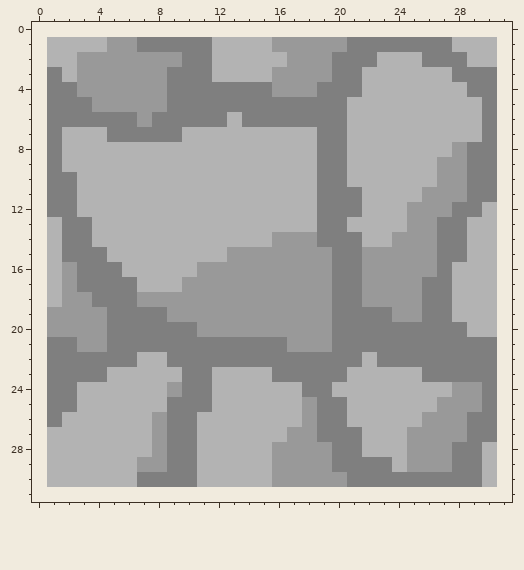
Two states of a pixel-art sprite, images/Ground.png. Above, as it was before the edit.
The file is 30x30 pixels. The old version is drawn lined up with the new one, on the new canvas.
After:
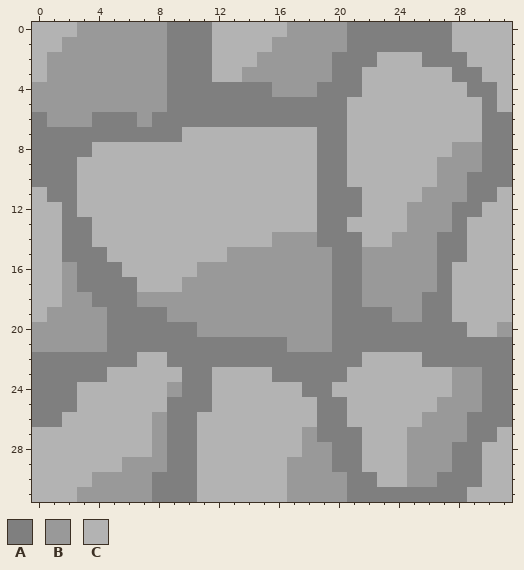
Palette (. is transparent): A #7f7f7f  B #999999  C #b3b3b3
Diff:
canvas 30x30 -> 32x32, the old top-left corner now at 1,1
@@ x 0..31 @@
- 0 ................................
- 1 .CCCCBBAAAAACCCCBBBBBAAAAAAACCC.
- 2 .CCBBBBBBBAACCCCCBBBAAACCCAAACC.
- 3 .ACBBBBBBAAACCCCBBBBAACCCCCCAAA.
- 4 .AABBBBBBAAAAAAABBBAAACCCCCCCAA.
- 5 .AAABBBBBAAAAAAAAAAAACCCCCCCCCA.
- 6 .AAAAAABAAAAACAAAAAAACCCCCCCCCA.
- 7 .ACCCAAAAACCCCCCCCCAACCCCCCCCCA.
- 8 .ACCCCCCCCCCCCCCCCCAACCCCCCCBAA.
- 9 .ACCCCCCCCCCCCCCCCCAACCCCCCBBAA.
-10 .AACCCCCCCCCCCCCCCCAACCCCCCBBAA.
-11 .AACCCCCCCCCCCCCCCCAAACCCCBBBAA.
-12 .AACCCCCCCCCCCCCCCCAAACCCBBBAAC.
-13 .CAACCCCCCCCCCCCCCCAACCCCBBAACC.
-14 .CAACCCCCCCCCCCCBBBAAACCBBBAACC.
-15 .CAAACCCCCCCCBBBBBBBAABBBBBAACC.
-16 .CBAAACCCCCBBBBBBBBBAABBBBBACCC.
-17 .CBAAAACCCBBBBBBBBBBAABBBBAACCC.
-18 .CBBAAABBBBBBBBBBBBBAABBBBAACCC.
-19 .BBBBAAAABBBBBBBBBBBAAAABBAACCC.
-20 .BBBBAAAAAABBBBBBBBBAAAAAAAAACC.
-21 .AABBAAAAAAAAAAAABBBAAAAAAAAAAA.
-22 .AAAAAACCAAAAAAAAAAAAACAAAAAAAA.
-23 .AAAACCCCCAACCCCAAAAACCCCCAAAAA.
-24 .AACCCCCCBAACCCCCCAACCCCCCCCBBA.
-25 .AACCCCCCAAACCCCCCBAACCCCCCBBBA.
-26 .ACCCCCCBAACCCCCCCBAACCCCCBBBAA.
-27 .CCCCCCCBAACCCCCCBBAAACCCBBBBAA.
-28 .CCCCCCCBAACCCCCBBBBAACCCBBBAAC.
-29 .CCCCCCBBAACCCCCBBBBAAAACBBBAAC.
-30 .CCCCCCAAAACCCCCBBBBBAAAAAAAAAC.
-31 ................................
+ 0 CCCBBBBBBAAACCCCCBBBBAAAAAAACCCC
+ 1 CCBBBBBBBAAACCCCBBBBBAAAAAAACCCC
+ 2 CBBBBBBBBAAACCCBBBBBAAACCCAAACCC
+ 3 CBBBBBBBBAAACCBBBBBBAACCCCCCAACC
+ 4 BBBBBBBBBAAAAAAABBBAAACCCCCCCAAC
+ 5 BBBBBBBBBAAAAAAAAAAAACCCCCCCCCAC
+ 6 ABBBAAABAAAAAAAAAAAAACCCCCCCCCAA
+ 7 AAAAAAAAAACCCCCCCCCAACCCCCCCCCAA
+ 8 AAAACCCCCCCCCCCCCCCAACCCCCCCBBAA
+ 9 AAACCCCCCCCCCCCCCCCAACCCCCCBBBAA
+10 AAACCCCCCCCCCCCCCCCAACCCCCCBBAAA
+11 CAACCCCCCCCCCCCCCCCAAACCCCBBBAAC
+12 CCACCCCCCCCCCCCCCCCAAACCCBBBAACC
+13 CCAACCCCCCCCCCCCCCCAACCCCBBBACCC
+14 CCAACCCCCCCCCCCCBBBAAACCBBBAACCC
+15 CCAAACCCCCCCCBBBBBBBAABBBBBAACCC
+16 CCBAAACCCCCBBBBBBBBBAABBBBBACCCC
+17 CCBAAAACCCBBBBBBBBBBAABBBBBACCCC
+18 CCBBAAABBBBBBBBBBBBBAABBBBAACCCC
+19 CBBBBAAAABBBBBBBBBBBAAAABBAACCCC
+20 BBBBBAAAAAABBBBBBBBBAAAAAAAAACCB
+21 BBBBBAAAAAAAAAAAABBBAAAAAAAAAAAA
+22 AAAAAAACCAAAAAAAAAAAAACCCCAAAAAA
+23 AAAAACCCCCAACCCCAAAAACCCCCCCBBAA
+24 AAACCCCCCBAACCCCCCAACCCCCCCCBBAA
+25 AAACCCCCCAAACCCCCCCAACCCCCCBBBAA
+26 AACCCCCCBAACCCCCCCCAACCCCCBBBAAA
+27 CCCCCCCCBAACCCCCCCBAAACCCBBBBAAC
+28 CCCCCCCCBAACCCCCCCBBAACCCBBBAACC
+29 CCCCCCBBBAACCCCCCBBBAACCCBBBAACC
+30 CCCCBBBBAAACCCCCCBBBBAACCBBAAACC
+31 CCCBBBBBAAACCCCCCBBBBAAAAAAAACCC
